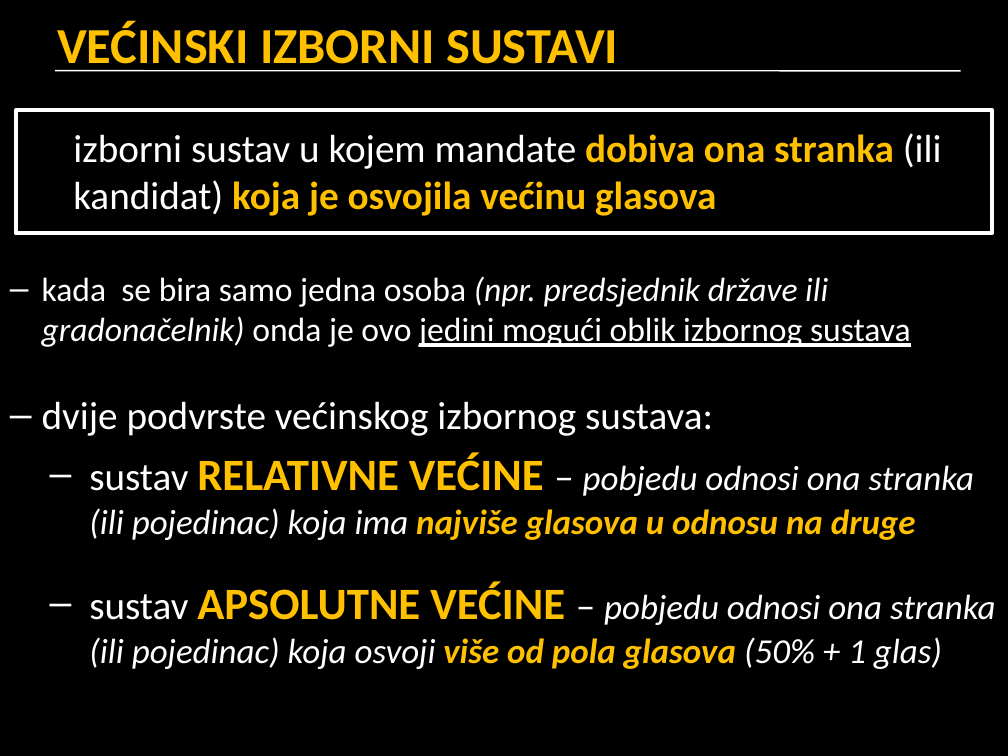
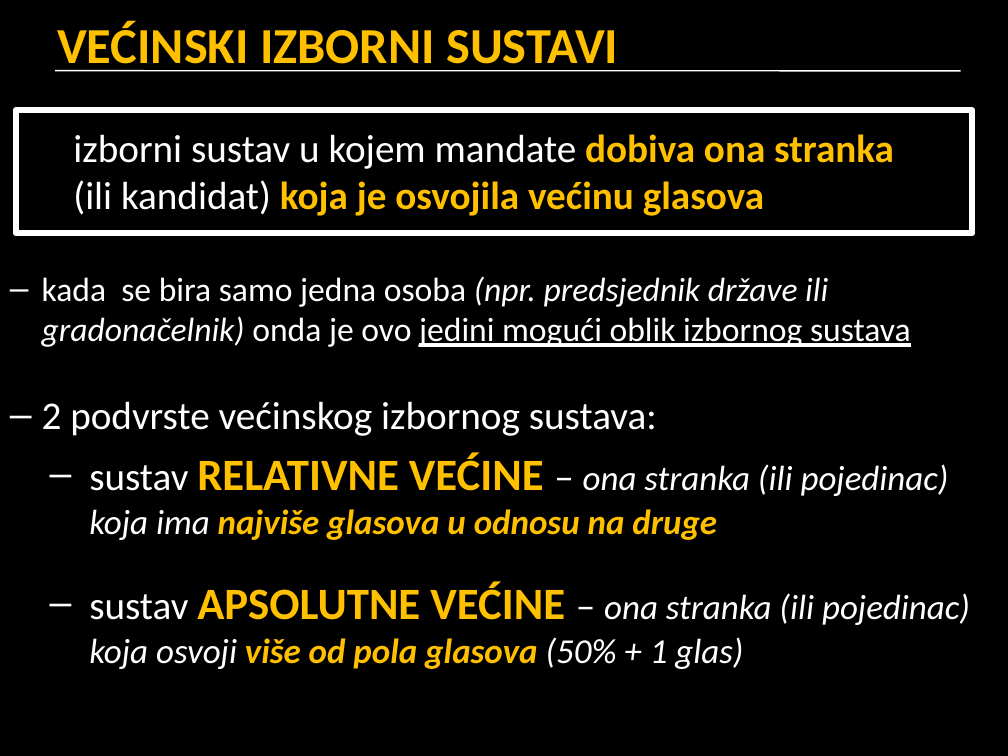
Before and after one commit to srednja-skola/politika, a slide deck: slide 10 of data/pptx/005_izbori.pptx. Drawn at 1008x756 pixels with LibreOffice and Linux fonts; fonts in the diff are those of the drawing. Boxes give left, top, right and bottom in pixels: in the first picture for what was removed or moved away, otherwise in the second. Text is boxed around its words. In the diff, an @@ line names an element or a change of style, - is before the commit and + after.

```diff
--- a/data/pptx/005_izbori.pptx
+++ b/data/pptx/005_izbori.pptx
@@ rectangle: place and size @@
-rectangle at (16, 110, 993, 233)
+rectangle at (16, 110, 973, 233)
@@ rectangle at (16, 110, 973, 233): outline #FFFFFF 3 pt to #FFFFFF 4.5 pt @@
@@ text at (42, 401, 970, 669): text changed @@
-– dvije podvrste većinskog izbornog sustava:
-  – sustav RELATIVNE VEĆINE – pobjedu odnosi ona stranka (ili pojedinac) koja ima najviše glasova u odnosu na druge
-  – sustav APSOLUTNE VEĆINE – pobjedu odnosi ona stranka (ili pojedinac) koja osvoji više od pola glasova (50% + 1 glas)
+– 2 podvrste većinskog izbornog sustava:
+  – sustav RELATIVNE VEĆINE – ona stranka (ili pojedinac) koja ima najviše glasova u odnosu na druge
+  – sustav APSOLUTNE VEĆINE – ona stranka (ili pojedinac) koja osvoji više od pola glasova (50% + 1 glas)
```
Also in this commit, not shown: 30 other slides changed, 1 slide added.
